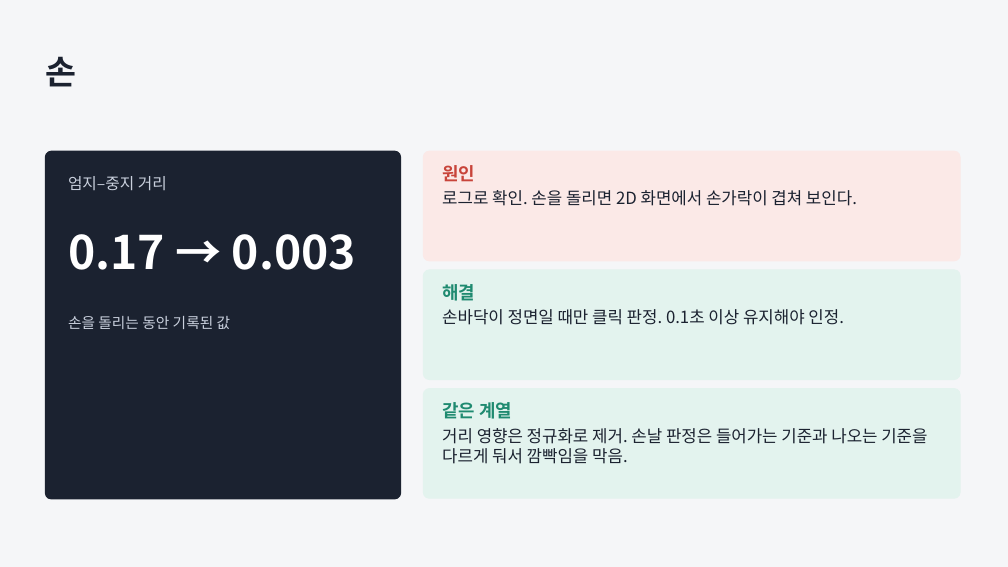
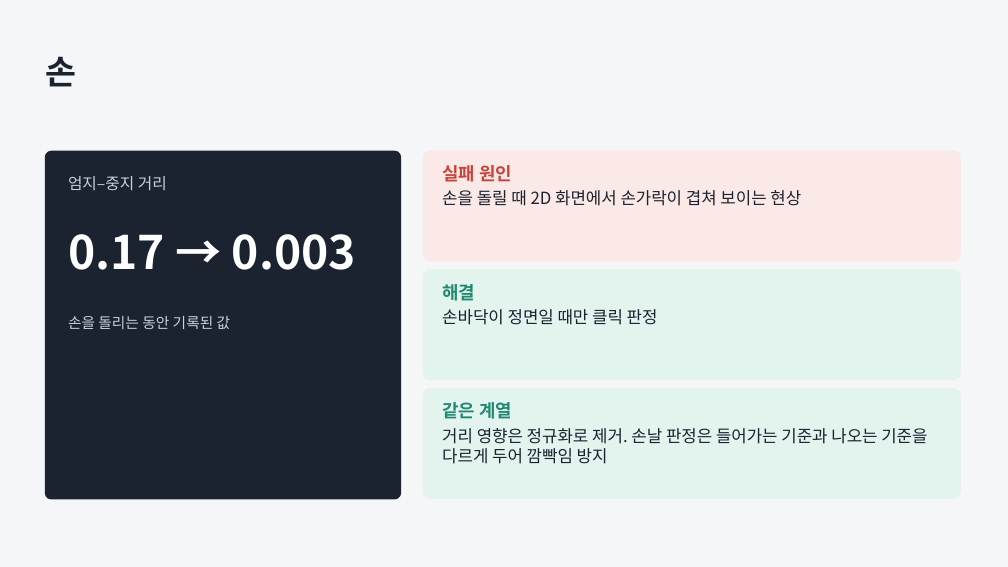
Before and after one commit to JungUH-0/JungPra, a slide deck: slide 7 of pythonpra/myproject/ppt/assistant_devlog.pptx. Drawn at 1008x567 pixels with LibreOffice and Linux fonts; fonts in the diff are those of the drawing. Boxes give left, top, right and bottom in pixels: in the first picture for what was removed or moved away, otherwise in the second. Text is boxed around its words. In the diff, an @@ line names an element or a change of style, - is before the commit and + after.

```diff
--- a/pythonpra/myproject/ppt/assistant_devlog.pptx
+++ b/pythonpra/myproject/ppt/assistant_devlog.pptx
@@ text at [442, 165, 801, 206]: text changed @@
-원인
-로그로 확인. 손을 돌리면 2D 화면에서 손가락이 겹쳐 보인다.
+실패 원인
+손을 돌릴 때 2D 화면에서 손가락이 겹쳐 보이는 현상
@@ text at [442, 309, 658, 325]: text changed @@
-손바닥이 정면일 때만 클릭 판정. 0.1초 이상 유지해야 인정.
+손바닥이 정면일 때만 클릭 판정
@@ text at [442, 428, 927, 464]: text changed @@
-거리 영향은 정규화로 제거. 손날 판정은 들어가는 기준과 나오는 기준을 다르게 둬서 깜빡임을 막음.
+거리 영향은 정규화로 제거. 손날 판정은 들어가는 기준과 나오는 기준을 다르게 두어 깜빡임 방지
```
Also in this commit, not shown: 5 other slides changed, 5 other files.
